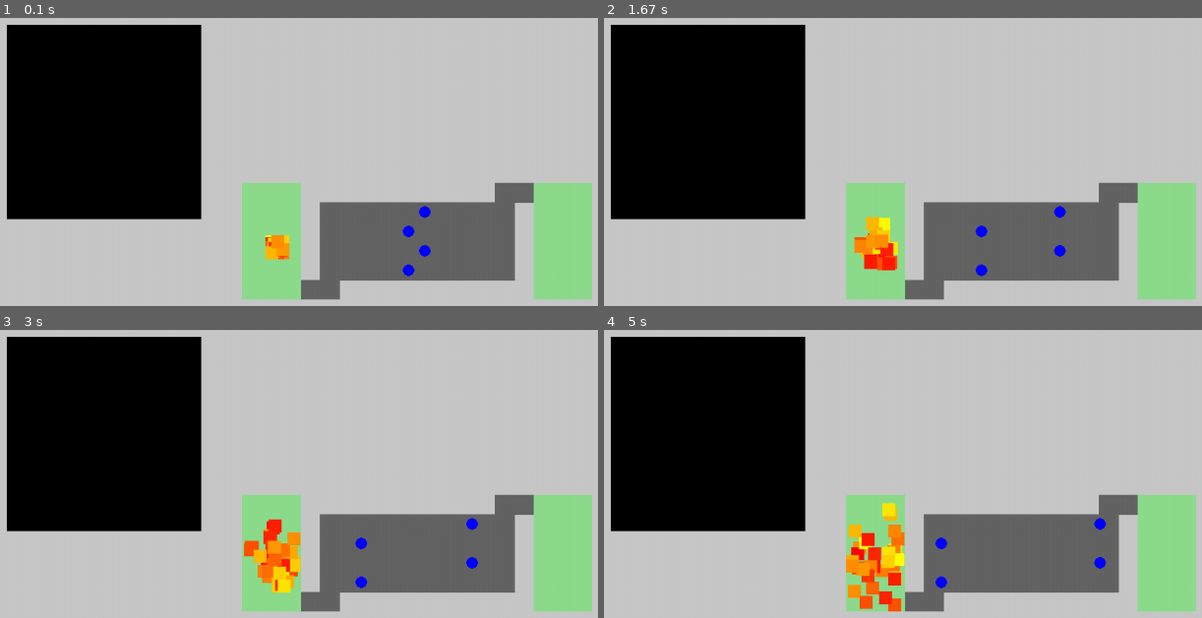
Above: before the commit, frames 1-4 (two rows, left to right).
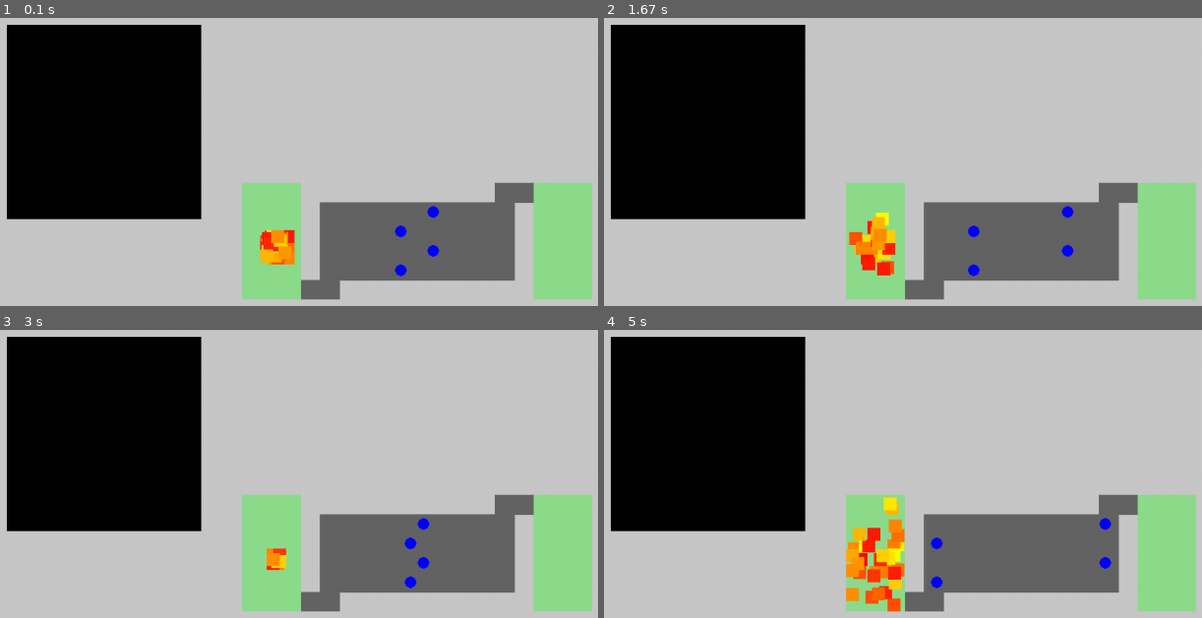
Above: after the commit, the same moments.

Repository: carolineap/hardest-pygame-ever
Game: pygame game, started from simulation.py
The game is run twice, just before and just after one commit, with the same random seed, the same clock (stepped at 60 frames per second) and the same inputs.
Inputs:
- Up to frame 1 (0.1 s): no input
- Up to frame 2 (1.67 s): no input
- Up to frame 3 (3 s): no input
- Up to frame 4 (5 s): no input

The runs differ from the first frame. In frame 1, 0.9% of the frame differs, in the area x 43-74%, y 65-90%; in frame 2, 1.2%; in frame 3, 2.0%, in the area x 40-80%, y 65-92%; in frame 4, 1.9%.

Commit message:
Force simulation time to 60FPS

Diff:
--- a/src/AppSimulation.py
+++ b/src/AppSimulation.py
@@ -47,9 +47,9 @@
             results.append([False, 1000, -1, 0])
 
         for i in range(n):
-
-            ms_dt = self.clock.tick(60)
-            s_dt = ms_dt / 1000
+            # Force a simulation time, this will make display looks
+            # slower or faster, but the genes simulation will be correct
+            s_dt = 1 / 60
 
             self.move_enemies(s_dt)
 
